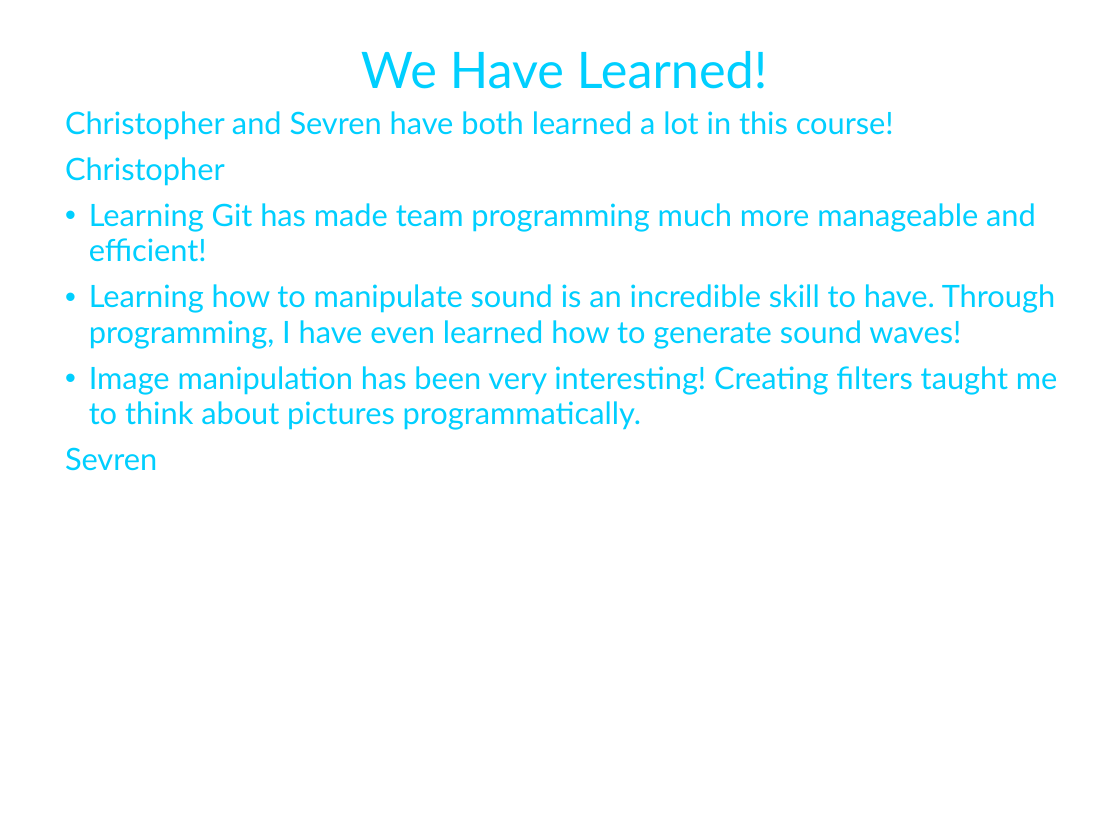
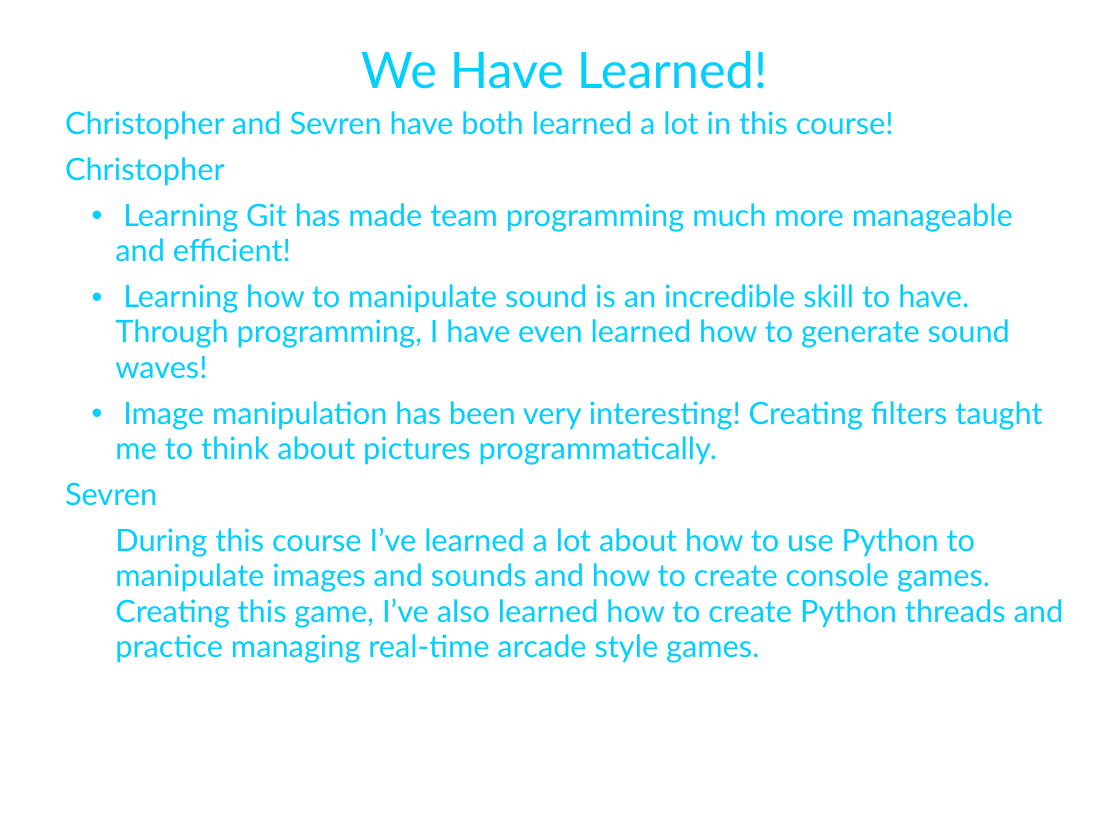
Before and after one commit to 1string2boolthem/CST-205, a slide deck: slide 9 of FranticRunningMan.ppt. Drawn at 1120x840 pixels with LibreOffice and Linux fonts; fonts in the diff are those of the drawing; background and template pictures are left out. Boxes give left, top, right and bottom in pixels: in the first picture for what was removed or moved away, otherwise in the second. Text is boxed around its words. In the diff, an @@ line names an element or a change of style, - is before the commit and + after.

```diff
--- a/FranticRunningMan.ppt
+++ b/FranticRunningMan.ppt
@@ text at (115, 203, 1042, 465): list level 1 to 2 in "Learning Git has made team ..."; list level 1 to 2 in "Learning how to manipulate sound ..."; list level 1 to 2 in "Image manipulation has been very ..." @@
@@ text at (115, 527, 1064, 663): paragraph added @@
+  During this course I’ve learned a lot about how to use Python to manipulate images and sounds and how to create console games. Creating this game, I’ve also learned how to create Python threads and practice managing real-time arcade style games.
```
Also in this commit, not shown: 4 other slides changed.
